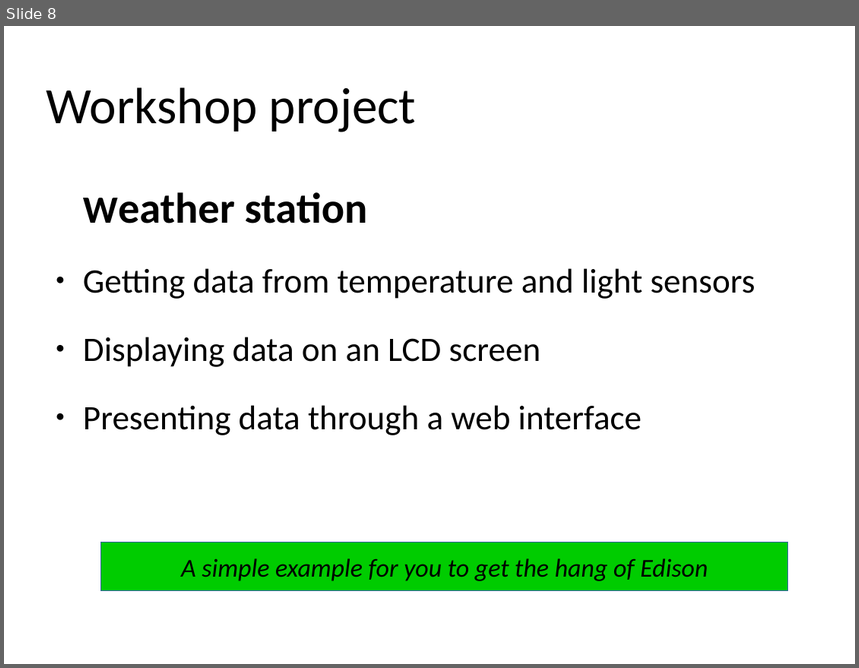
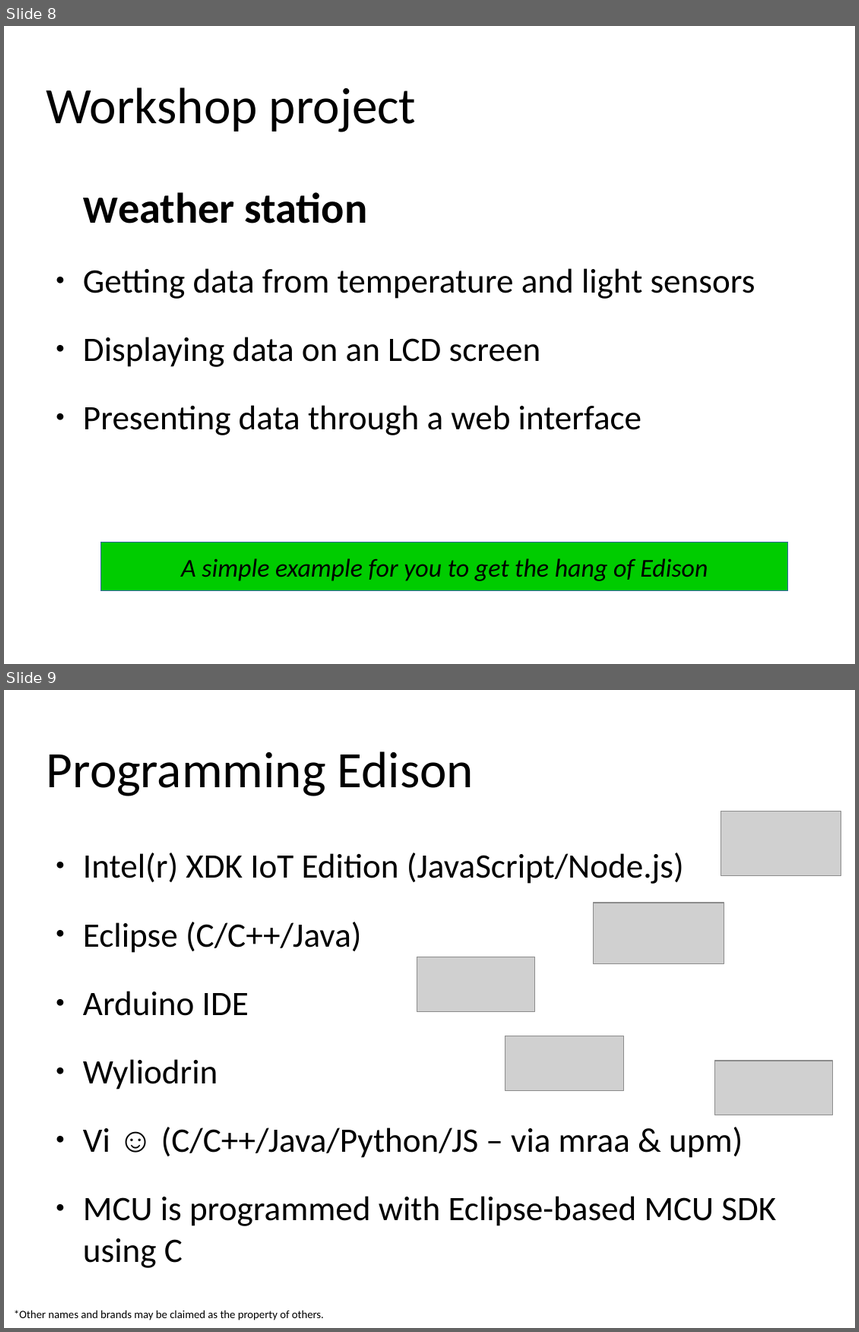
Before and after one commit to alext-mkrs/edison-workshop, a slide deck: slides/edison_workshop.odp. Shown one above the other, each under a label of ours: slide 8 before the commit, slides 8 and 9 after it. The pictures are 859x668 and 859x1332 pixels, drawn with LibreOffice and Linux fonts; fonts in the diff are those of the drawing; grey boxes stand for pictures; background and template pictures are left out. Boxes give left, top, right and bottom in pixels: in the first picture for what was removed or moved away, otherwise in the second. Text is boxed around its words. In the diff, an @@ line names an element or a change of style, - is before the commit and + after.

```diff
--- a/slides/edison_workshop.odp
+++ b/slides/edison_workshop.odp
@@ slide 9 added at (4, 690, 855, 1328), background #FFFFFF @@
@@ title added at (47, 752, 474, 796), 47.6 pt, text #000000 @@
+Programming Edison
@@ picture added at (721, 812, 842, 876) @@
@@ text added at (83, 853, 776, 1227), 32 pt, text #000000 @@
+● Intel(r) XDK IoT Edition (JavaScript/Node.js)
+● Eclipse (C/C++/Java)
+● Arduino IDE
+● Wyliodrin
+● Vi ☺ (C/C++/Java/Python/JS – via mraa & upm)
+● MCU is programmed with Eclipse-based MCU SDK using C
@@ picture added at (594, 904, 724, 964) @@
@@ picture added at (417, 958, 534, 1012) @@
@@ picture added at (506, 1036, 625, 1091) @@
@@ picture added at (715, 1061, 833, 1116) @@
@@ text added at (14, 1310, 324, 1321), 10.5 pt, text #000000 @@
+*Other names and brands may be claimed as the property of others.
```
Also in this commit, not shown: 3 slides changed, 5 other slides added.
